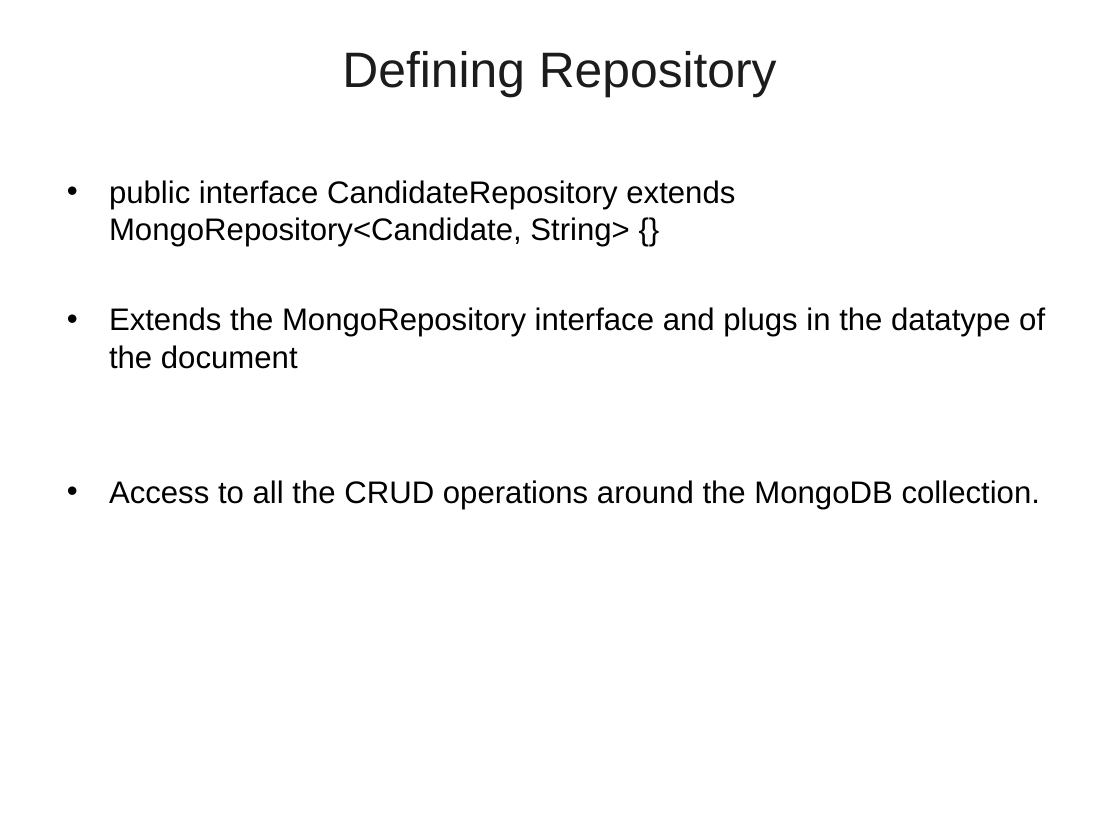
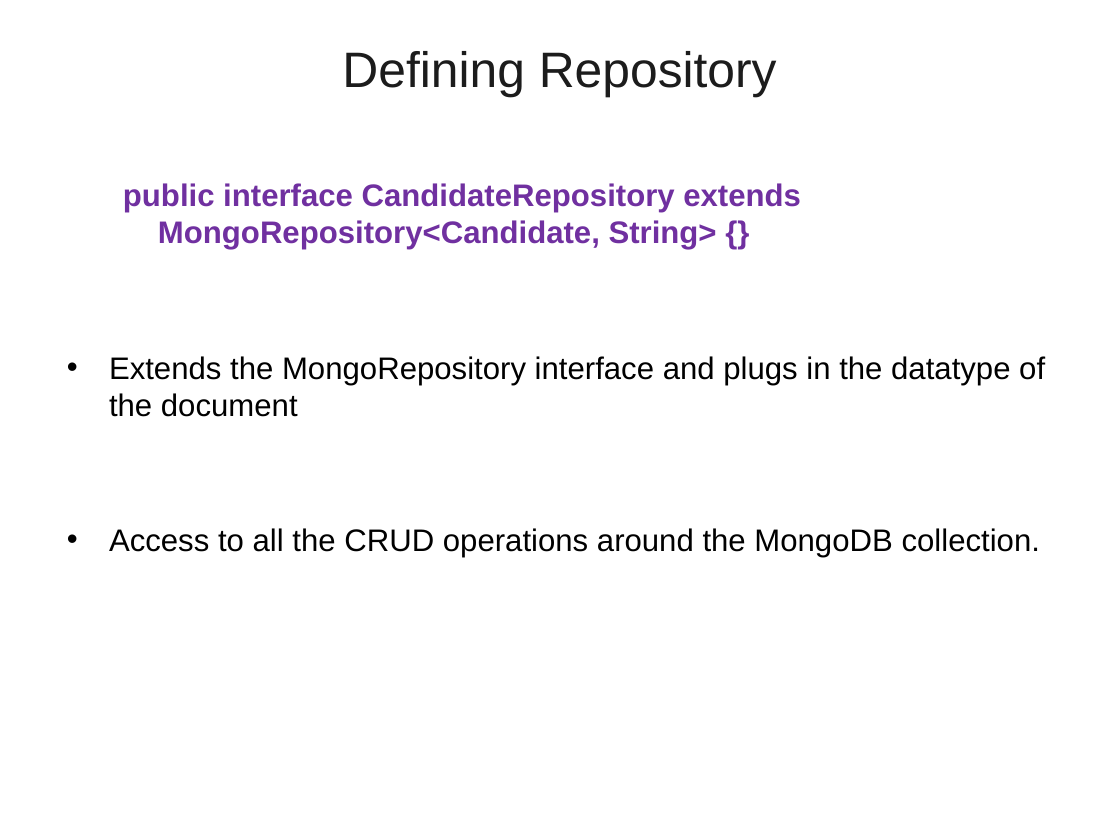
Before and after one commit to vicky-sai/PPTs, a slide deck: slide 27 of SpringData_NoSQL.ppt. Drawn at 1120x840 pixels with LibreOffice and Linux fonts; fonts in the diff are those of the drawing; background and template pictures are left out. Boxes give left, top, right and bottom in pixels: in the first picture for what was removed or moved away, otherwise in the second. Text is boxed around its words. In the diff, an @@ line names an element or a change of style, - is before the commit and + after.

```diff
--- a/SpringData_NoSQL.ppt
+++ b/SpringData_NoSQL.ppt
@@ text at (123,183,801,250): text colour #000000 to #7030A0, bold on in "public interface CandidateRepository extends MongoRepository ..."; bullet • to none; list level 1 to 2 in "public interface CandidateRepository extends MongoRepository ..." @@
```
Also in this commit, not shown: 29 slides added, 3 slides removed.
